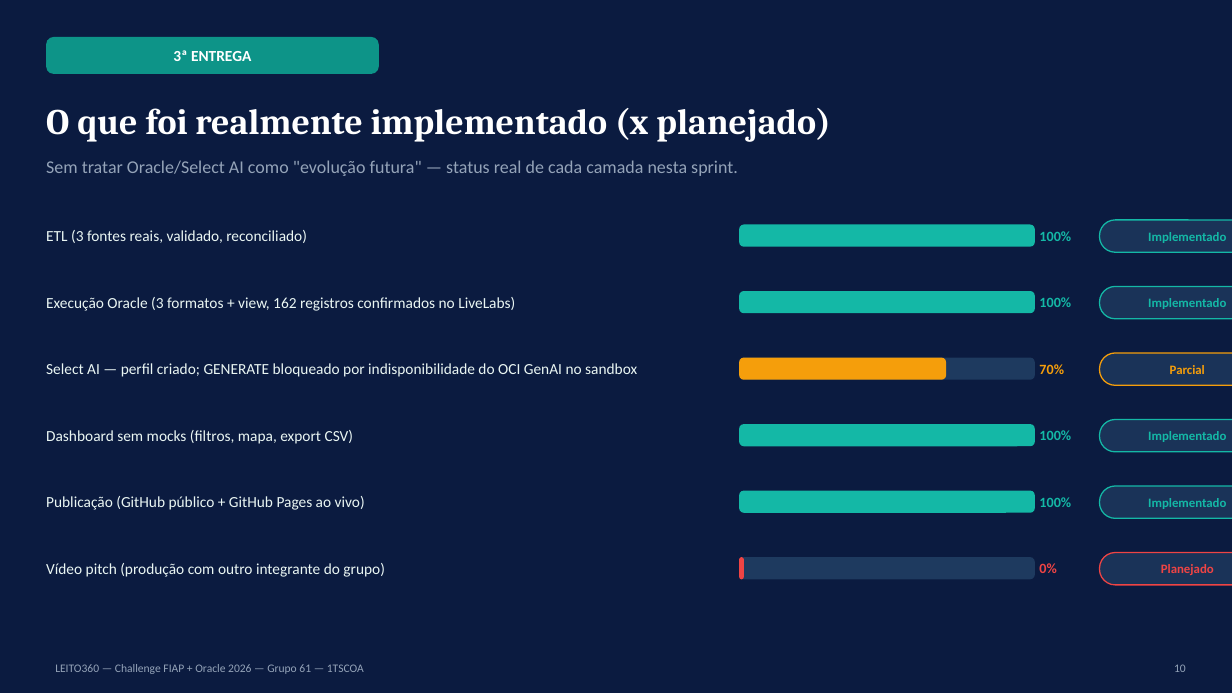
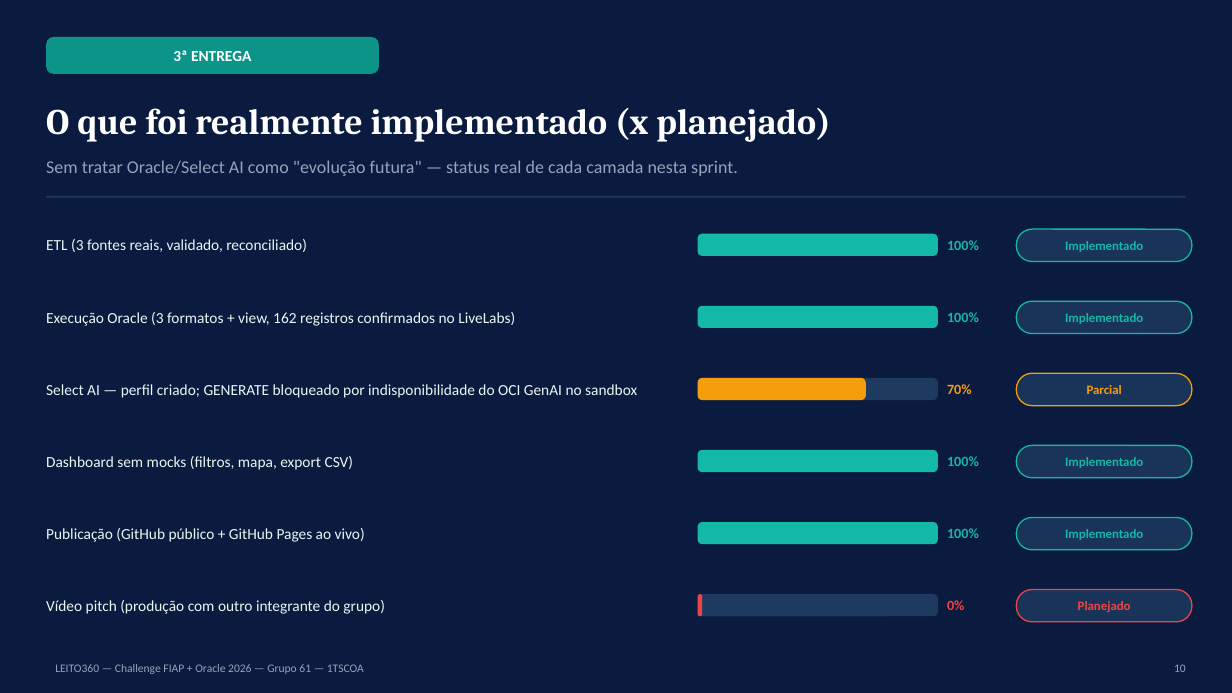
Before and after one commit to gabriellive1817-stack/Leito_360, a slide deck: slide 10 of EC_Sprint_2_1TSCOA_EvidenciasConstrucao_LEITO360_GRUPO61.pptx. Drawn at 1232x693 pixels with LibreOffice and Linux fonts; fonts in the diff are those of the drawing. Boxes give left, top, right and bottom in pixels: in the first picture for what was removed or moved away, otherwise in the second. Text is boxed around its words. In the diff, an @@ line names an element or a change of style, - is before the commit and + after.

```diff
--- a/EC_Sprint_2_1TSCOA_EvidenciasConstrucao_LEITO360_GRUPO61.pptx
+++ b/EC_Sprint_2_1TSCOA_EvidenciasConstrucao_LEITO360_GRUPO61.pptx
@@ rectangle added at [46,196,1186,198], fill #1E3A5F @@
@@ text "ETL (3 fontes reais, validado, ...": place and size @@
-text "ETL (3 fontes reais, validado, ..." at [46,230,307,243]
+text "ETL (3 fontes reais, validado, ..." at [46,239,307,252]
@@ rounded rectangle: place and size @@
-rounded rectangle at [739,225,1035,247]
+rounded rectangle at [698,234,938,256]
@@ text "100%": place and size @@
-text "100%" at [1039,231,1071,241]
+text "100%" at [947,240,979,250]
@@ text "Implementado": place and size @@
-text "Implementado" at [1148,232,1226,243]
+text "Implementado" at [1065,241,1143,252]
@@ rounded rectangle: place and size @@
-rounded rectangle at [1100,220,1232,252]
+rounded rectangle at [1017,229,1192,262]
@@ text "Execução Oracle (3 formatos + ...": place and size @@
-text "Execução Oracle (3 formatos + ..." at [46,297,515,311]
+text "Execução Oracle (3 formatos + ..." at [46,312,515,326]
@@ text "100%": place and size @@
-text "100%" at [1039,297,1071,307]
+text "100%" at [947,312,979,322]
@@ rounded rectangle: place and size @@
-rounded rectangle at [739,291,1035,313]
+rounded rectangle at [698,306,938,328]
@@ text "Implementado": place and size @@
-text "Implementado" at [1148,298,1226,309]
+text "Implementado" at [1065,313,1143,324]
@@ rounded rectangle: place and size @@
-rounded rectangle at [1100,287,1232,319]
+rounded rectangle at [1017,301,1192,334]
@@ text "Select AI — perfil criado; ...": place and size @@
-text "Select AI — perfil criado; ..." at [46,363,637,377]
+text "Select AI — perfil criado; ..." at [46,384,637,398]
@@ rounded rectangle: place and size @@
-rounded rectangle at [739,358,946,380]
+rounded rectangle at [698,378,866,400]
@@ rounded rectangle: place and size @@
-rounded rectangle at [739,358,1035,380]
+rounded rectangle at [698,378,938,400]
@@ text "70%": place and size @@
-text "70%" at [1039,364,1064,374]
+text "70%" at [947,384,972,394]
@@ text "Parcial": place and size @@
-text "Parcial" at [1170,365,1205,374]
+text "Parcial" at [1087,385,1122,394]
@@ rounded rectangle: place and size @@
-rounded rectangle at [1100,353,1232,385]
+rounded rectangle at [1017,373,1192,406]
@@ text "Dashboard sem mocks (filtros, mapa, ...": place and size @@
-text "Dashboard sem mocks (filtros, mapa, ..." at [46,430,354,444]
+text "Dashboard sem mocks (filtros, mapa, ..." at [46,456,354,470]
@@ text "100%": place and size @@
-text "100%" at [1039,430,1071,440]
+text "100%" at [947,456,979,466]
@@ text "Implementado": place and size @@
-text "Implementado" at [1148,431,1226,442]
+text "Implementado" at [1065,457,1143,468]
@@ rounded rectangle: place and size @@
-rounded rectangle at [1100,420,1232,452]
+rounded rectangle at [1017,445,1192,478]
@@ rounded rectangle: place and size @@
-rounded rectangle at [739,424,1035,446]
+rounded rectangle at [698,450,938,472]
@@ text "Publicação (GitHub público + GitHub ...": place and size @@
-text "Publicação (GitHub público + GitHub ..." at [46,496,365,510]
+text "Publicação (GitHub público + GitHub ..." at [46,528,365,542]
@@ rounded rectangle: place and size @@
-rounded rectangle at [739,491,1035,513]
+rounded rectangle at [698,522,938,544]
@@ text "100%": place and size @@
-text "100%" at [1039,497,1071,507]
+text "100%" at [947,528,979,538]
@@ text "Implementado": place and size @@
-text "Implementado" at [1148,498,1226,509]
+text "Implementado" at [1065,529,1143,540]
@@ rounded rectangle: place and size @@
-rounded rectangle at [1100,486,1232,518]
+rounded rectangle at [1017,518,1192,550]
@@ text "Vídeo pitch (produção com outro ...": place and size @@
-text "Vídeo pitch (produção com outro ..." at [46,563,385,577]
+text "Vídeo pitch (produção com outro ..." at [46,600,385,614]
@@ rounded rectangle: place and size @@
-rounded rectangle at [739,557,744,579]
+rounded rectangle at [698,594,702,616]
@@ rounded rectangle: place and size @@
-rounded rectangle at [739,557,1035,579]
+rounded rectangle at [698,594,938,616]
@@ text "0%": place and size @@
-text "0%" at [1039,563,1056,573]
+text "0%" at [947,600,964,610]
@@ text "Planejado": place and size @@
-text "Planejado" at [1161,564,1214,575]
+text "Planejado" at [1078,601,1131,612]
@@ rounded rectangle: place and size @@
-rounded rectangle at [1100,553,1232,585]
+rounded rectangle at [1017,590,1192,622]
```
Also in this commit, not shown: 17 other slides changed, 8 other files.
